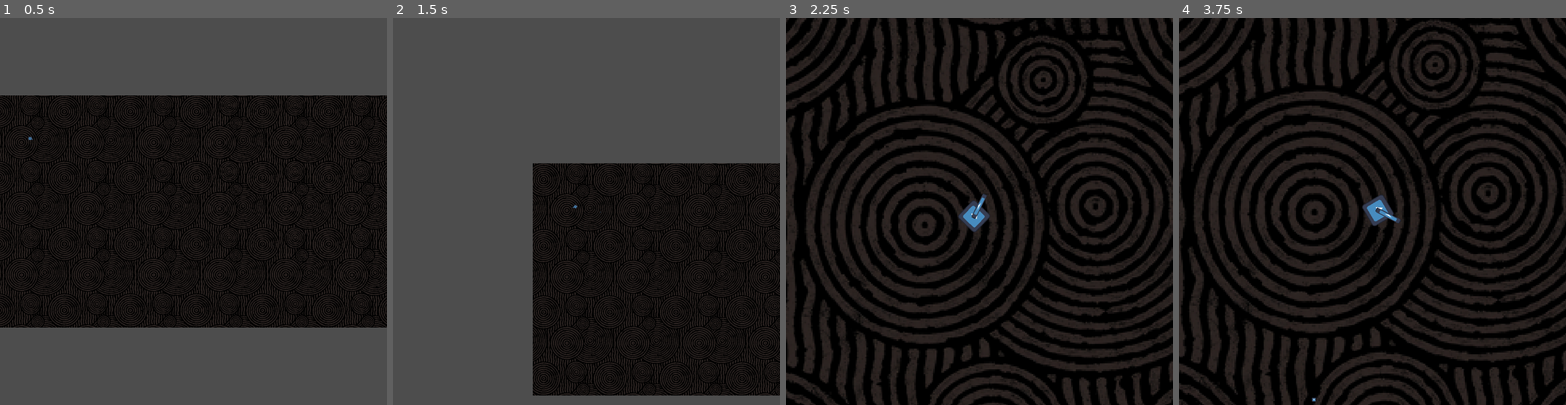
Above: before the commit, frames 1-4 (left to right).
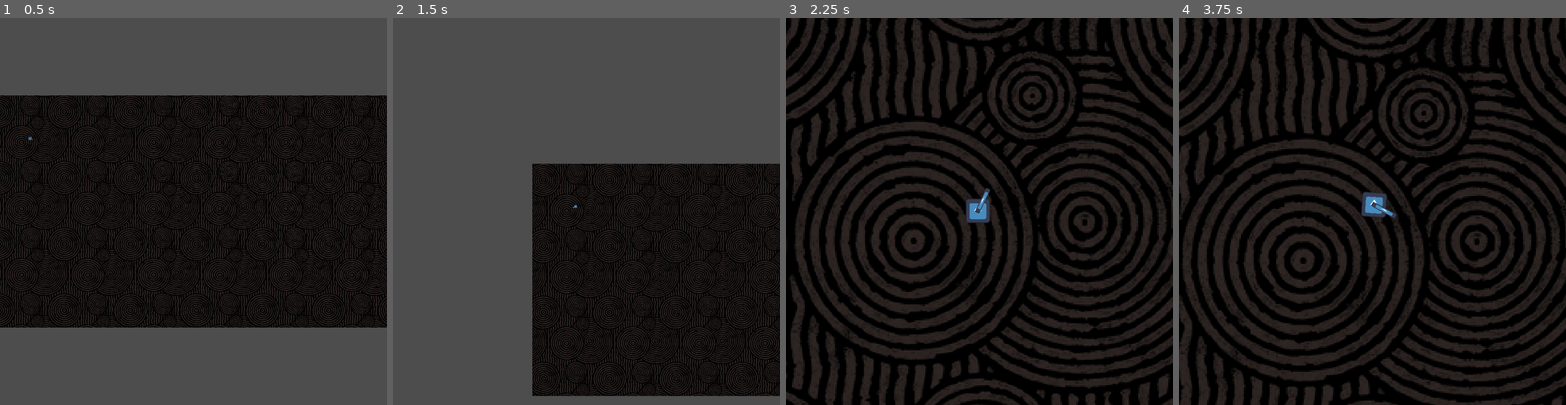
Above: after the commit, the same moments.

Repository: 4wardAerial/spaceInvaders
Game: Godot game, scene res://objects/game/game.tscn
The game is run twice, just before and just after one commit, with the same random seed, the same clock (stepped at 60 frames per second) and the same inputs. The engine's default icon, where the game draws it, is replaced by a stand-in: a white triangle on a blue panel in a dark square.
Inputs (mouse positions are in pixels of both pictures, inside the frame that each line leads up to):
- Up to frame 1 (0.5 s): no input
- Up to frame 2 (1.5 s): tap Enter at 0.5 s; move the mouse to (671, 192) at 0.52 s; hold D (right) 0.53-1.28 s; click (671, 192) at 0.6 s; move the mouse to (509, 230) at 1.27 s; hold S (down) from 1.28 s (still down); right-click (509, 230) at 1.35 s
- Up to frame 3 (2.25 s): move the mouse to (1018, 126) at 2.02 s; release S (down) at 2.03 s; hold D (right) from 2.03 s (still down); tap Space (special2) at 2.1 s
- Up to frame 4 (3.75 s): move the mouse to (1353, 288) at 2.77 s; release D (right) at 2.78 s; hold W (up) 2.78-3.53 s; click (1353, 288) at 2.85 s; move the mouse to (1488, 269) at 3.52 s; hold A (left) from 3.53 s (still down); right-click (1488, 269) at 3.6 s

Frame 1 is identical in both runs. In frame 2, 2.3% of the frame differs, in the area x 36-100%, y 37-98%; in frame 3, 44%; in frame 4, 46%, in the area x 0-100%, y 0-100%.

Commit message:
Removes player control during initial zoom in

Diff:
--- a/objects/camera/camera.gd
+++ b/objects/camera/camera.gd
@@ -2,6 +2,8 @@
 
 @onready var player : Node2D = get_node("../player")
 @onready var during_start : bool = true
+
+signal finished_zoom
 
 const START_LIMIT : int = 9999999
 
@@ -9,6 +11,7 @@
 var position_lerp : float = 1.0
 
 func _ready() -> void:
+	# Puts camera on center of stage and zoomed out enough to see the entire board
 	position = Vector2(4800, 2700)
 	zoom = Vector2(0.1, 0.1)
 
@@ -36,14 +39,16 @@
 
 func start_zoom(delta : float) -> void:
 	set_start_limit()
-
+	# Lerps first the position of the camera to the player's
 	await get_tree().create_timer(1).timeout
 	position_lerp += delta
 	position = position.lerp(player.position, position_lerp)
-
+	# Lerps second the zoom of the camera, a bit stagger-y
 	await get_tree().create_timer(1).timeout
 	zoom_lerp += delta * 1.5
 	zoom = zoom.lerp(Vector2(0.75, 0.75), zoom_lerp)
 
 	set_final_limit()
 	during_start = false
+	await get_tree().create_timer(0.5).timeout
+	finished_zoom.emit()
--- a/objects/game/game.tscn
+++ b/objects/game/game.tscn
@@ -23,3 +23,4 @@
 [connection signal="fell_off" from="player" to="." method="_on_player_fell_off"]
 [connection signal="special_1_shot" from="player" to="." method="_on_player_special_1_shot"]
 [connection signal="special_2_shot" from="player" to="." method="_on_player_special_2_shot"]
+[connection signal="finished_zoom" from="camera" to="player" method="_on_camera_finished_zoom"]
--- a/objects/player/playerBody.gd
+++ b/objects/player/playerBody.gd
@@ -14,6 +14,7 @@
 const DRAG : float = 2.0
 
 var rotation_direction : float = 0
+var can_control : bool = false
 var can_attack : bool = true
 var can_special_1 : bool = true
 var can_special_2 : bool = true
@@ -26,6 +27,9 @@
 
 func _on_special_2_cooldown_timeout() -> void:
 	can_special_2 = true
+
+func _on_camera_finished_zoom() -> void:
+	can_control = true
 
 func cannon_rotation() -> void:
 	# Makes the cannon part of the sprite follow the mouse
@@ -73,9 +77,11 @@
 
 func _process(delta : float) -> void:
 	check_position()
-	specials_input()
+
+	if can_control:
+		specials_input()
+		movement_input(delta)
 
 func _physics_process(delta : float) -> void:
 	cannon_rotation()
-	movement_input(delta)
 	move_and_slide()
